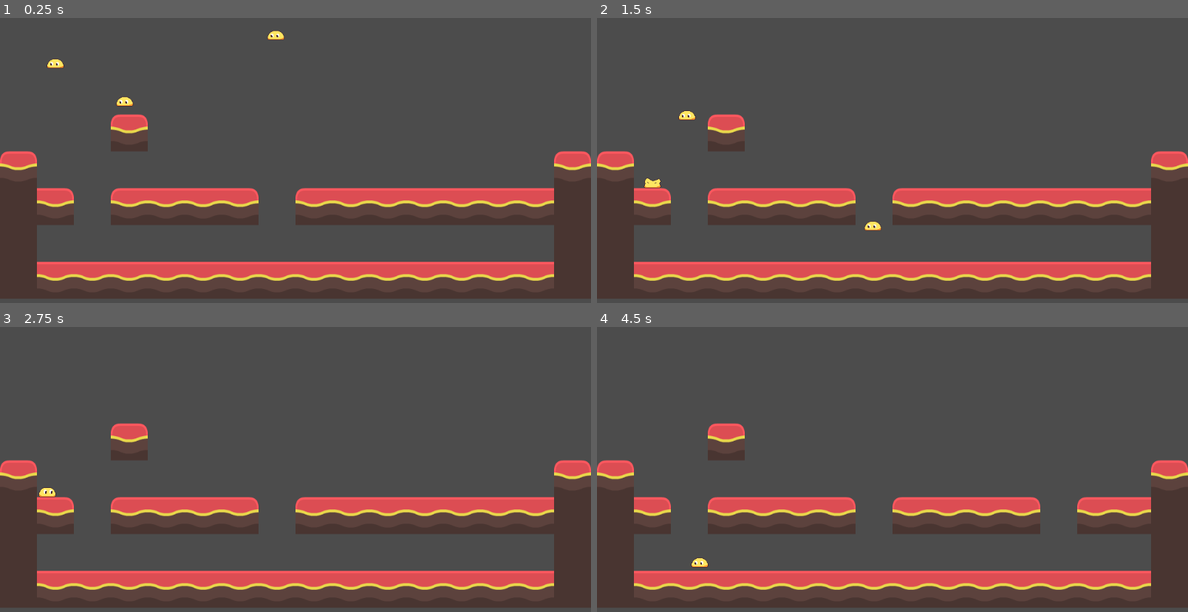
Above: before the commit, frames 1-4 (two rows, left to right).
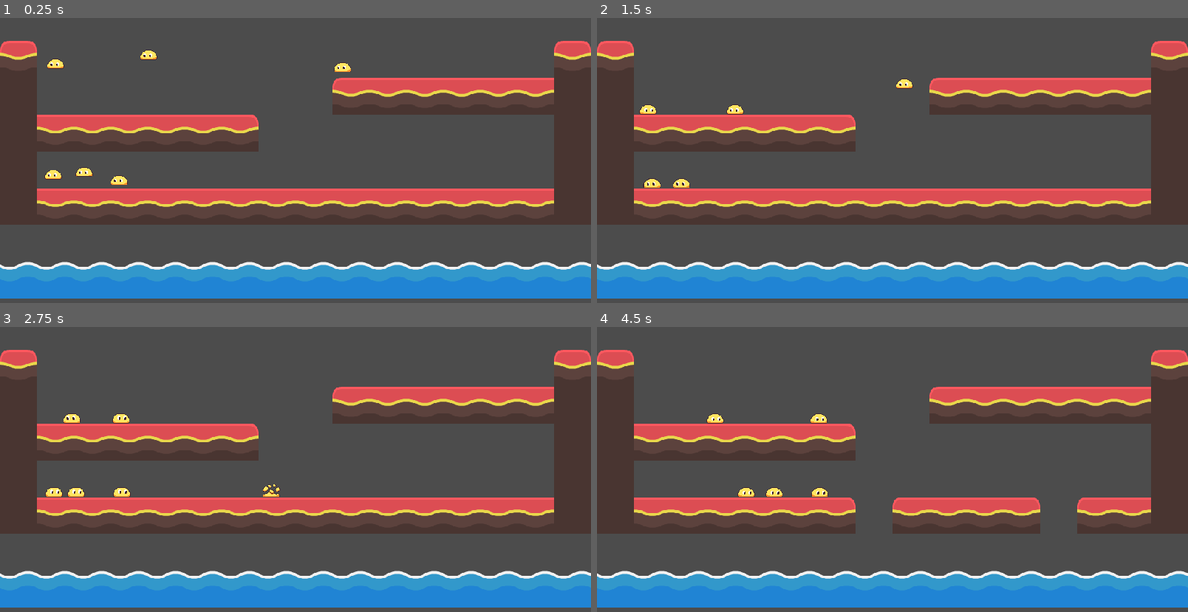
Above: after the commit, the same moments.

Repository: MitchMakesThings/Godot-Things
Game: Godot game, scene res://TEMP/TestTileMap.tscn
Two runs of this game, one before a commit and one after it. Both use one fixed random seed, a clock stepped at 60 frames per second and the inputs below.
Inputs (mouse positions are in pixels of both pictures, inside the frame that each line leads up to):
- Up to frame 1 (0.25 s): no input
- Up to frame 2 (1.5 s): move the mouse to (1022, 123) at 0.52 s; click (1022, 123) at 0.67 s; move the mouse to (774, 157) at 1.27 s; click (774, 157) at 1.42 s
- Up to frame 3 (2.75 s): move the mouse to (354, 372) at 2.02 s; click (354, 372) at 2.17 s
- Up to frame 4 (4.5 s): move the mouse to (862, 517) at 2.77 s; click (862, 517) at 2.92 s; move the mouse to (1069, 500) at 3.52 s; click (1069, 500) at 3.67 s; move the mouse to (715, 398) at 4.27 s; click (715, 398) at 4.42 s

The runs differ from the first frame. In frame 1, 28% of the frame differs, in the area x 0-100%, y 4-99%; in frame 2, 28%; in frame 3, 28%; in frame 4, 27%.

Commit message:
Game resizing. It'll now auto-scale to match window size, hopefully flawlessly! Checking blocker logic. Clicking a slime turns it into a blocker, which makes it stationary and other slimes bounce off it.

Diff:
--- a/Game/TEMP/TestTileMap.tscn
+++ b/Game/TEMP/TestTileMap.tscn
@@ -7,20 +7,29 @@
 [node name="Level" type="TileMap"]
 tile_set = ExtResource( 1 )
 format = 1
-tile_data = PoolIntArray( 262147, 0, 4, 327680, 0, 4, 327695, 0, 4, 393216, 0, 0, 393217, 0, 3, 393219, 0, 1, 393220, 0, 2, 393221, 0, 2, 393222, 0, 3, 393224, 0, 1, 393225, 0, 2, 393226, 0, 2, 393227, 0, 2, 393228, 0, 2, 393229, 0, 2, 393230, 0, 2, 393231, 0, 0, 458752, 0, 0, 458767, 0, 0, 524288, 0, 0, 524289, 0, 2, 524290, 0, 2, 524291, 0, 2, 524292, 0, 2, 524293, 0, 2, 524294, 0, 2, 524295, 0, 2, 524296, 0, 2, 524297, 0, 2, 524298, 0, 2, 524299, 0, 2, 524300, 0, 2, 524301, 0, 2, 524302, 0, 2, 524303, 0, 0 )
+tile_data = PoolIntArray( 131072, 0, 4, 131087, 0, 4, 196608, 0, 0, 196617, 0, 1, 196618, 0, 2, 196619, 0, 2, 196620, 0, 2, 196621, 0, 2, 196622, 0, 2, 196623, 0, 0, 262144, 0, 0, 262145, 0, 2, 262146, 0, 2, 262147, 0, 2, 262148, 0, 2, 262149, 0, 2, 262150, 0, 3, 262159, 0, 0, 327680, 0, 0, 327695, 0, 0, 393216, 0, 0, 393217, 0, 2, 393218, 0, 2, 393219, 0, 2, 393220, 0, 2, 393221, 0, 2, 393222, 0, 2, 393223, 0, 2, 393224, 0, 2, 393225, 0, 2, 393226, 0, 2, 393227, 0, 2, 393228, 0, 2, 393229, 0, 2, 393230, 0, 2, 393231, 0, 0 )
 script = ExtResource( 3 )
 
 [node name="Slime3" parent="." instance=ExtResource( 2 )]
 position = Vector2( 96.3258, 166.489 )
 
+[node name="Slime6" parent="." instance=ExtResource( 2 )]
+position = Vector2( 92.3763, 359.12 )
+
+[node name="Slime7" parent="." instance=ExtResource( 2 )]
+position = Vector2( 145.891, 354.363 )
+
+[node name="Slime8" parent="." instance=ExtResource( 2 )]
+position = Vector2( 206.54, 368.633 )
+
 [node name="Slime5" parent="." instance=ExtResource( 2 )]
-position = Vector2( 216.436, 231.895 )
+position = Vector2( 257.594, 150.999 )
 
 [node name="Slime4" parent="." instance=ExtResource( 2 )]
-position = Vector2( 478.061, 116.542 )
+position = Vector2( 593.414, 172.435 )
 
 [node name="DeathMap" type="TileMap" parent="."]
 tile_set = ExtResource( 1 )
 collision_layer = 16
 format = 1
-tile_data = PoolIntArray( 655360, 1, 0, 655361, 1, 0, 655362, 1, 0, 655363, 1, 0, 655364, 1, 0, 655365, 1, 0, 655366, 1, 0, 655367, 1, 0, 655368, 1, 0, 655369, 1, 0, 655370, 1, 0, 655371, 1, 0, 655372, 1, 0, 655373, 1, 0, 655374, 1, 0, 655375, 1, 0, 720896, 1, 65536, 720897, 1, 65536, 720898, 1, 65536, 720899, 1, 65536, 720900, 1, 65536, 720901, 1, 65536, 720902, 1, 65536, 720903, 1, 65536, 720904, 1, 65536, 720905, 1, 65536, 720906, 1, 65536, 720907, 1, 65536, 720908, 1, 65536, 720909, 1, 65536, 720910, 1, 65536, 720911, 1, 65536 )
+tile_data = PoolIntArray( 524288, 1, 0, 524289, 1, 0, 524290, 1, 0, 524291, 1, 0, 524292, 1, 0, 524293, 1, 0, 524294, 1, 0, 524295, 1, 0, 524296, 1, 0, 524297, 1, 0, 524298, 1, 0, 524299, 1, 0, 524300, 1, 0, 524301, 1, 0, 524302, 1, 0, 524303, 1, 0 )
--- a/Game/Workers/Slime.gd
+++ b/Game/Workers/Slime.gd
@@ -3,6 +3,8 @@
 
 var _facing := Vector2.LEFT
 var _velocity := Vector2.ZERO
+var _state := "default" # TODO make state machine
+						# Valid values - default, blocker
 
 export var Speed : float = 150
 export var MaxSpeed : float = 100
@@ -16,7 +18,7 @@
 	GameManager.remove_unit(self)
 
 func _physics_process(delta : float):
-	if is_dying():
+	if is_dying() or _state == "blocker":
 		return
 	if !is_on_floor():
 		_velocity += Vector2.DOWN * delta * 300
@@ -42,8 +44,6 @@
 		if collision.collider.collision_layer & 16 == 16:
 			kill()
 
-
-
 func change_direction():
 	_facing.x *= -1
 	$AnimatedSprite.flip_h = !$AnimatedSprite.flip_h
@@ -57,3 +57,12 @@
 
 func is_dying():
 	return $AnimatedSprite.animation == "death"
+
+
+func _on_Slime_input_event(viewport, event, shape_idx):
+	if event is InputEventMouseButton:
+		if event.button_index == BUTTON_LEFT and event.pressed:
+			# TODO - refactor!
+			# Make blocker. Note collision layer indexes are 0-based!
+			set_collision_layer_bit(1, true)
+			_state = "blocker"
--- a/Game/Workers/Slime.tscn
+++ b/Game/Workers/Slime.tscn
@@ -7,7 +7,8 @@
 extents = Vector2( 13.8956, 10 )
 
 [node name="Slime" type="KinematicBody2D"]
-collision_mask = 17
+input_pickable = true
+collision_mask = 18
 script = ExtResource( 2 )
 
 [node name="AnimatedSprite" type="AnimatedSprite" parent="."]
@@ -19,4 +20,5 @@
 position = Vector2( 0, -10 )
 shape = SubResource( 1 )
 
+[connection signal="input_event" from="." to="." method="_on_Slime_input_event"]
 [connection signal="animation_finished" from="AnimatedSprite" to="." method="_on_AnimatedSprite_animation_finished"]
--- a/Game/project.godot
+++ b/Game/project.godot
@@ -20,7 +20,7 @@
 
 [application]
 
-config/name="Bossman"
+config/name="MicroManager"
 run/main_scene="res://TEMP/TestTileMap.tscn"
 config/icon="res://icon.png"
 
@@ -28,9 +28,15 @@
 
 GameManager="*res://GameManager.gd"
 
+[display]
+
+window/stretch/mode="2d"
+window/stretch/aspect="keep"
+
 [layer_names]
 
 2d_physics/layer_1="default"
+2d_physics/layer_2="blocker"
 2d_physics/layer_5="instadeath!"
 
 [physics]
